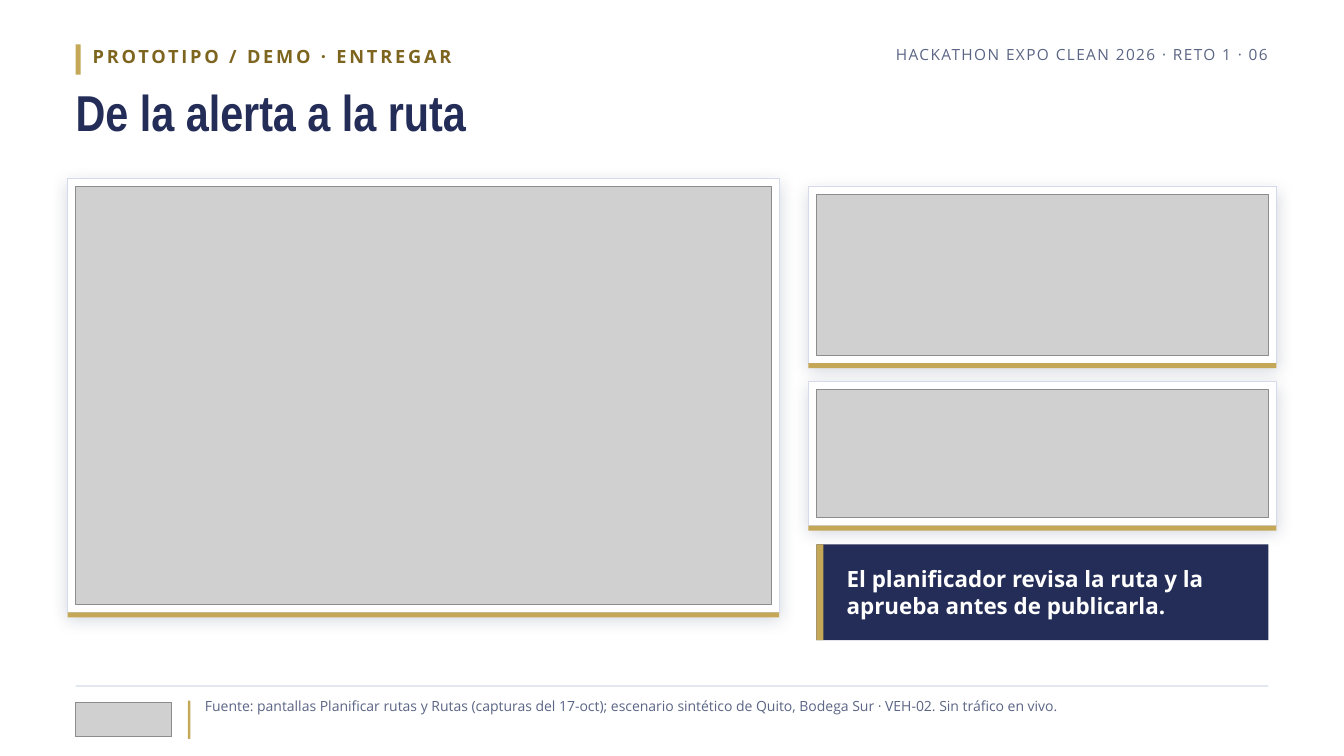
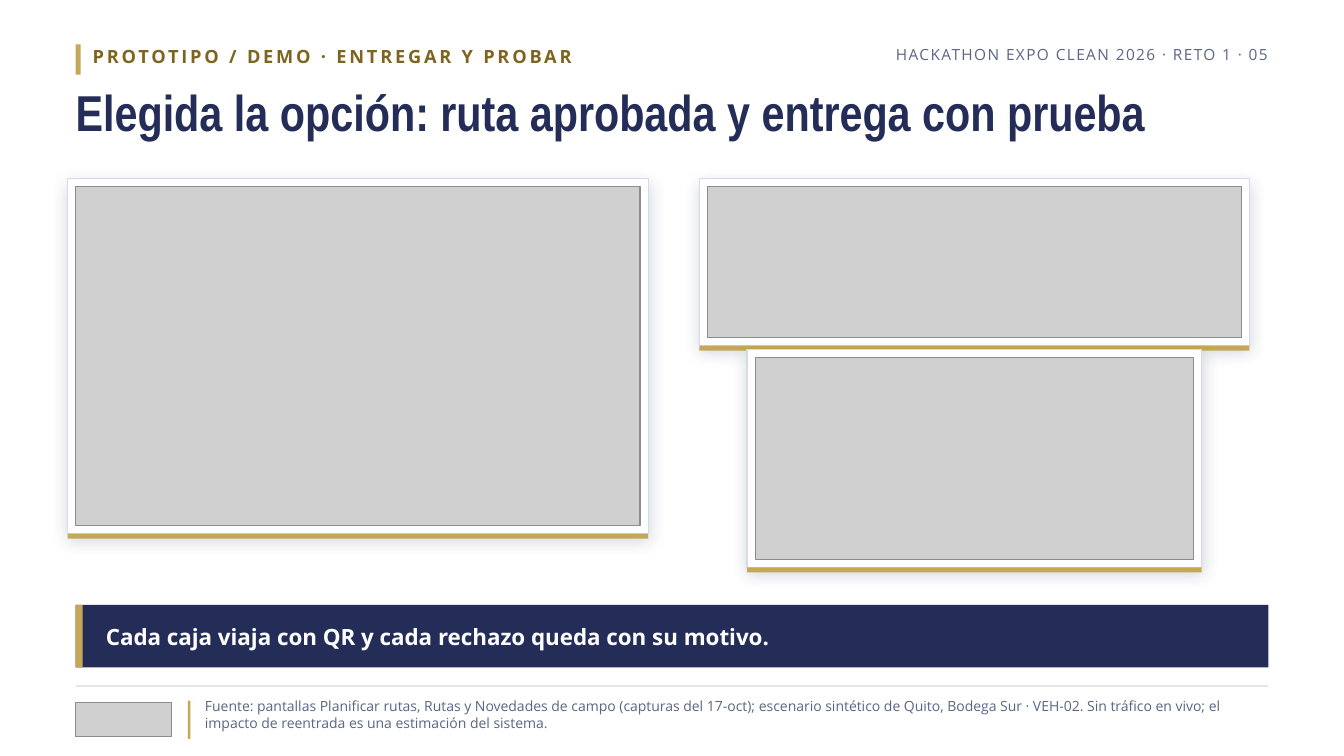
Before and after one commit to bryancito1090/istpetdev-platform, a slide deck: slide 5 of docs/boveda/Entregable/7-Pitch.pptx (slide 6 before the commit). Drawn at 1344x756 pixels with LibreOffice and Linux fonts; fonts in the diff are those of the drawing; grey boxes stand for pictures. Boxes give left, top, right and bottom in pixels: in the first picture for what was removed or moved away, otherwise in the second. Text is boxed around its words. In the diff, an @@ line names an element or a change of style, - is before the commit and + after.

```diff
--- a/docs/boveda/Entregable/7-Pitch.pptx
+++ b/docs/boveda/Entregable/7-Pitch.pptx
@@ text at (93, 49, 571, 63): text changed @@
-PROTOTIPO / DEMO · ENTREGAR
+PROTOTIPO / DEMO · ENTREGAR Y PROBAR
@@ text at (896, 49, 1268, 60): text changed @@
-HACKATHON EXPO CLEAN 2026 · RETO 1 · 06
+HACKATHON EXPO CLEAN 2026 · RETO 1 · 05
@@ text at (76, 94, 1145, 141): text changed @@
-De la alerta a la ruta
+Elegida la opción: ruta aprobada y entrega con prueba
@@ rectangle: place and size @@
-rectangle at (68, 178, 779, 613)
+rectangle at (68, 178, 648, 533)
@@ rectangle: place and size @@
-rectangle at (809, 187, 1276, 364)
+rectangle at (700, 178, 1250, 346)
@@ picture: place and size @@
-picture at (76, 187, 771, 605)
+picture at (76, 187, 640, 525)
@@ picture: place and size @@
-picture at (817, 195, 1268, 356)
+picture at (708, 187, 1242, 338)
@@ rectangle: place and size @@
-rectangle at (809, 363, 1276, 368)
+rectangle at (700, 346, 1250, 351)
@@ rectangle: place and size @@
-rectangle at (809, 382, 1276, 526)
+rectangle at (747, 350, 1202, 568)
@@ picture: place and size @@
-picture at (817, 390, 1268, 518)
+picture at (755, 358, 1194, 560)
@@ rectangle: place and size @@
-rectangle at (68, 613, 779, 618)
+rectangle at (68, 533, 648, 538)
@@ rectangle: place and size @@
-rectangle at (809, 525, 1276, 530)
+rectangle at (747, 568, 1202, 573)
@@ rectangle: place and size @@
-rectangle at (817, 544, 824, 640)
+rectangle at (76, 605, 83, 667)
@@ rectangle: place and size @@
-rectangle at (817, 544, 1268, 640)
+rectangle at (76, 605, 1268, 667)
@@ text at (106, 628, 769, 650): text changed @@
-El planificador revisa la ruta y la aprueba antes de publicarla.
+Cada caja viaja con QR y cada rechazo queda con su motivo.
@@ text at (205, 700, 1220, 731): text changed @@
-Fuente: pantallas Planificar rutas y Rutas (capturas del 17-oct); escenario sintético de Quito, Bodega Sur · VEH-02. Sin tráfico en vivo.
+Fuente: pantallas Planificar rutas, Rutas y Novedades de campo (capturas del 17-oct); escenario sintético de Quito, Bodega Sur · VEH-02. Sin tráfico en vivo; el impacto de reentrada es una estimación del sistema.
```
Also in this commit, not shown: 5 other slides changed, 3 slides added, 6 slides removed, 20 other files.
